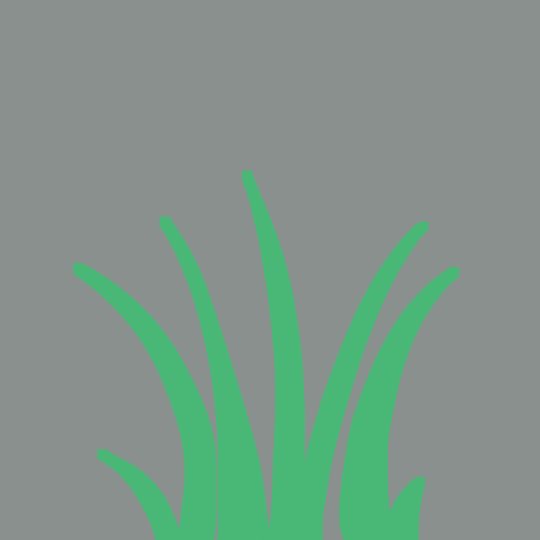
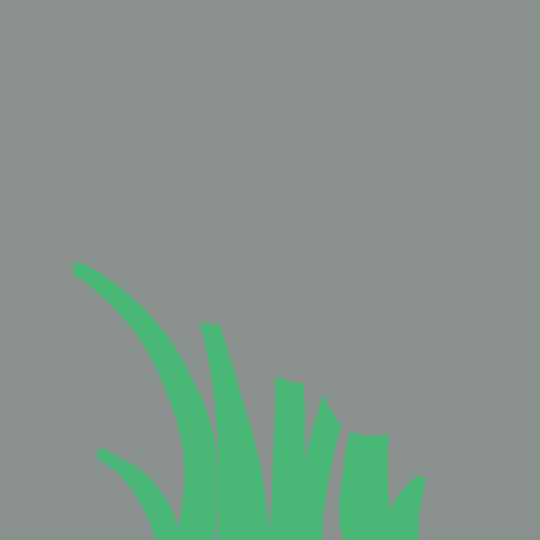
Before/after of a w=540, h=540 layered artwork. What changed in the layer stack:
added group "the_grass" with 6 layers above "Background Fill" over [159, 170, 460, 437]
moved "Paint Layer 2" into group "the_grass", painted on it over [159, 170, 460, 437]
moved "Paint Layer 1" (1st of 3, in "the_grass") into group "the_grass", painted on it over [159, 216, 204, 324]
moved "Paint Layer 1" (2nd of 3, in "the_grass") into group "the_grass", painted on it over [332, 221, 460, 437]
moved "Paint Layer 1" (3rd of 3, in "the_grass") into group "the_grass" over [176, 256, 460, 437]
moved "fill" into group "the_grass" over [159, 192, 460, 437]
